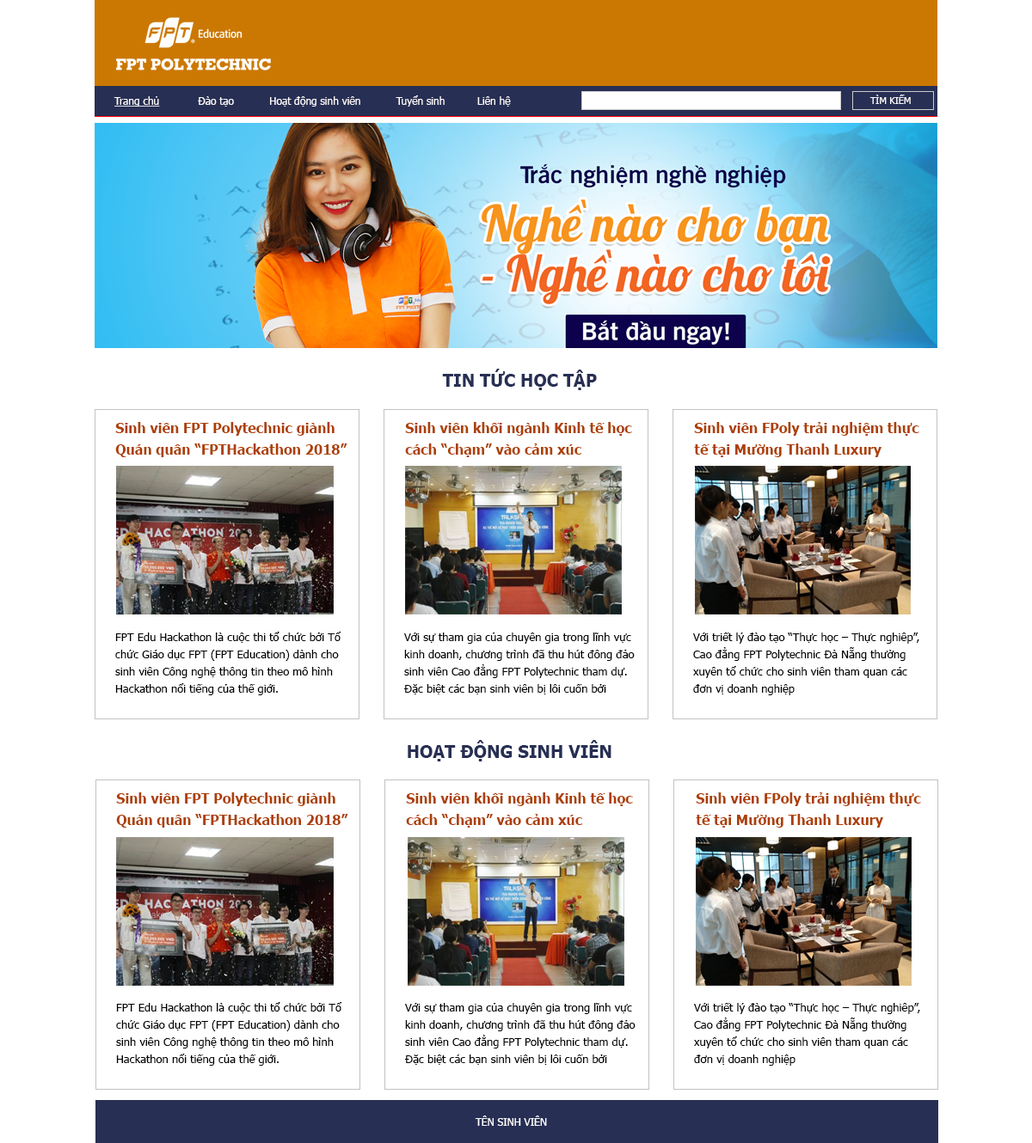
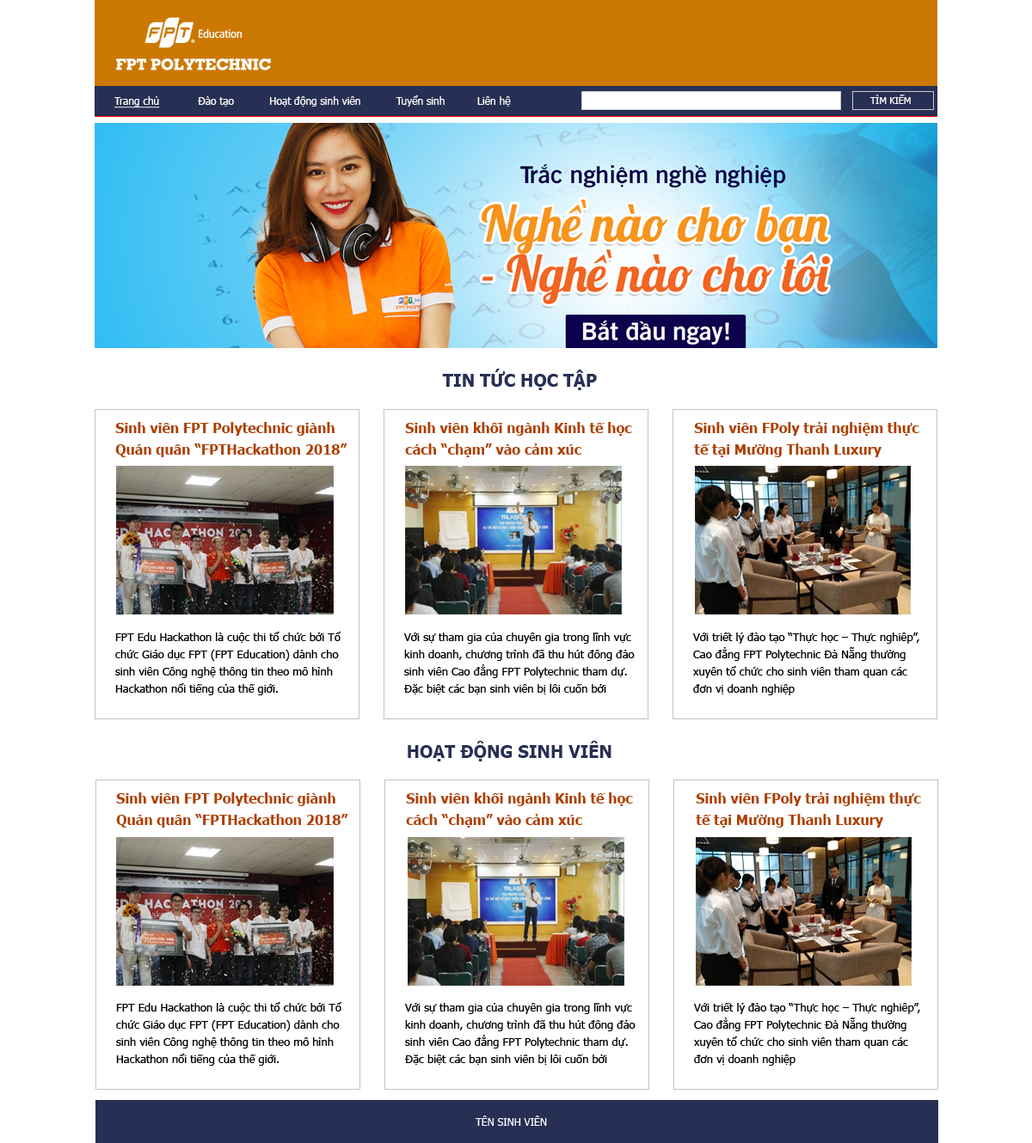
The second (1032, 1143) image is a revision of the first. Changes to its layers:
painted on "Trang chủ Đào tạo Hoạt động sinh viên" over box(113, 97, 160, 109)
painted on "HOẠT ĐỘNG SINH VIÊN" over box(477, 740, 596, 742)
